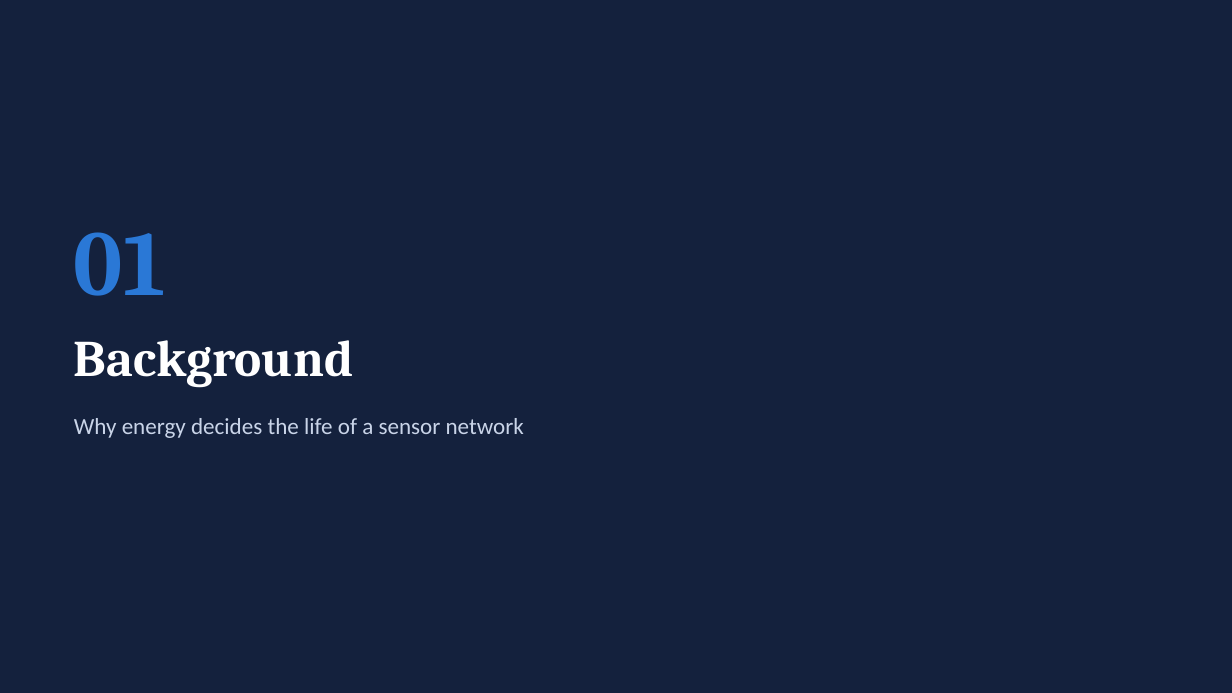
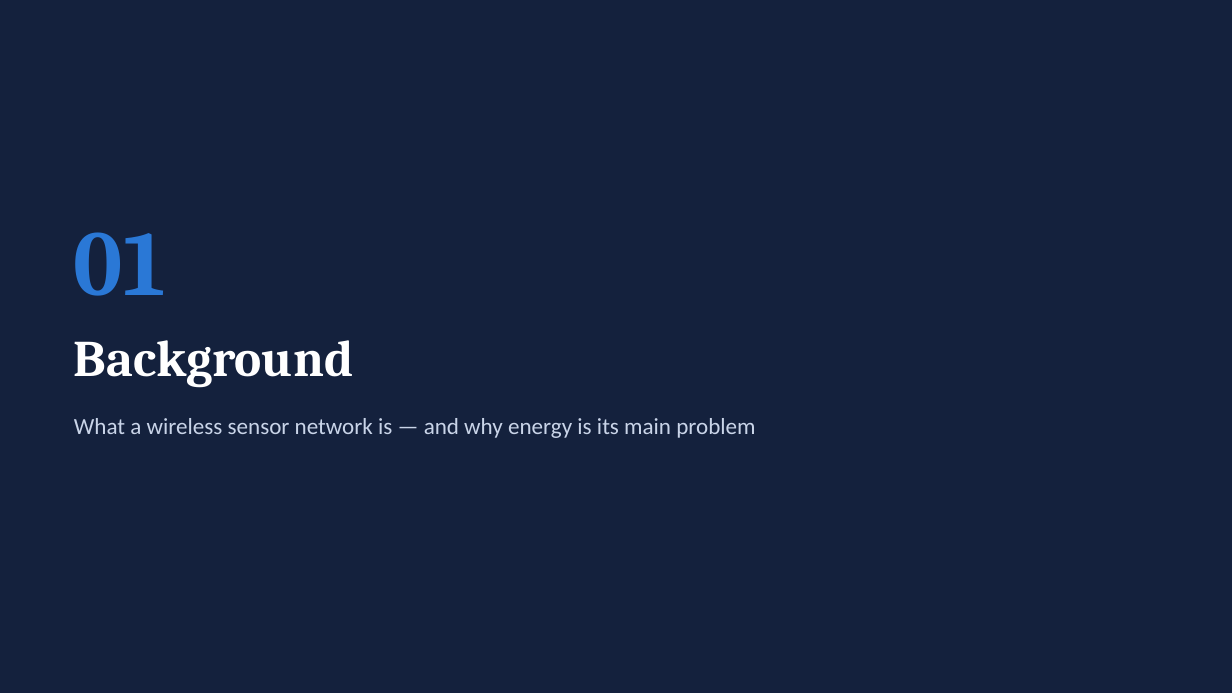
Before and after one commit to RahmaOshba/Routing-Protocols, a slide deck: slide 3 of thesis-final/Thesis_Defense_v8-Chain.pptx. Drawn at 1232x693 pixels with LibreOffice and Linux fonts; fonts in the diff are those of the drawing. Boxes give left, top, right and bottom in pixels: in the first picture for what was removed or moved away, otherwise in the second. Text is boxed around its words. In the diff, an @@ line names an element or a change of style, - is before the commit and + after.

```diff
--- a/thesis-final/Thesis_Defense_v8-Chain.pptx
+++ b/thesis-final/Thesis_Defense_v8-Chain.pptx
@@ text at (74, 418, 755, 438): text changed @@
-Why energy decides the life of a sensor network
+What a wireless sensor network is — and why energy is its main problem
```
Also in this commit, not shown: 20 other slides changed, 40 slides added, 18 slides removed, 44 other files.
